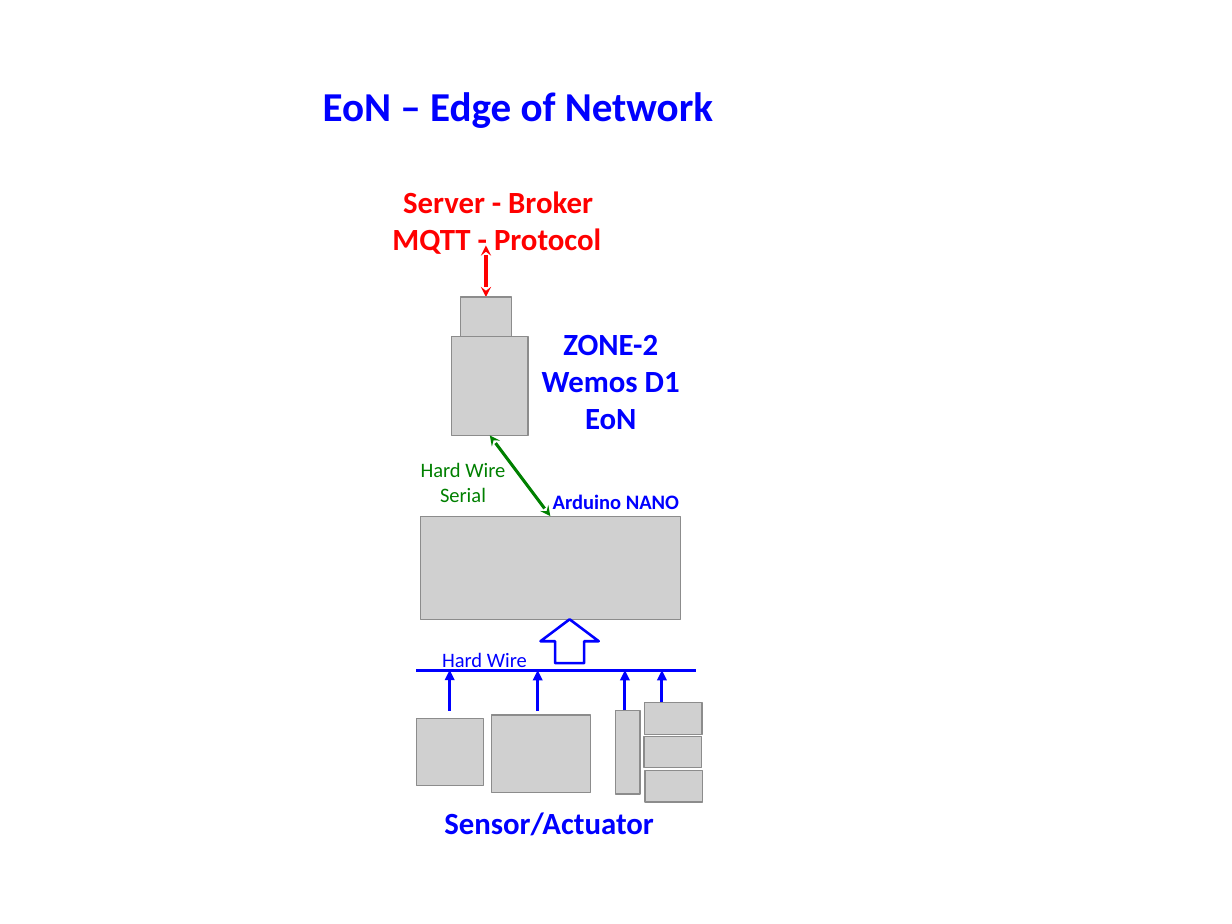
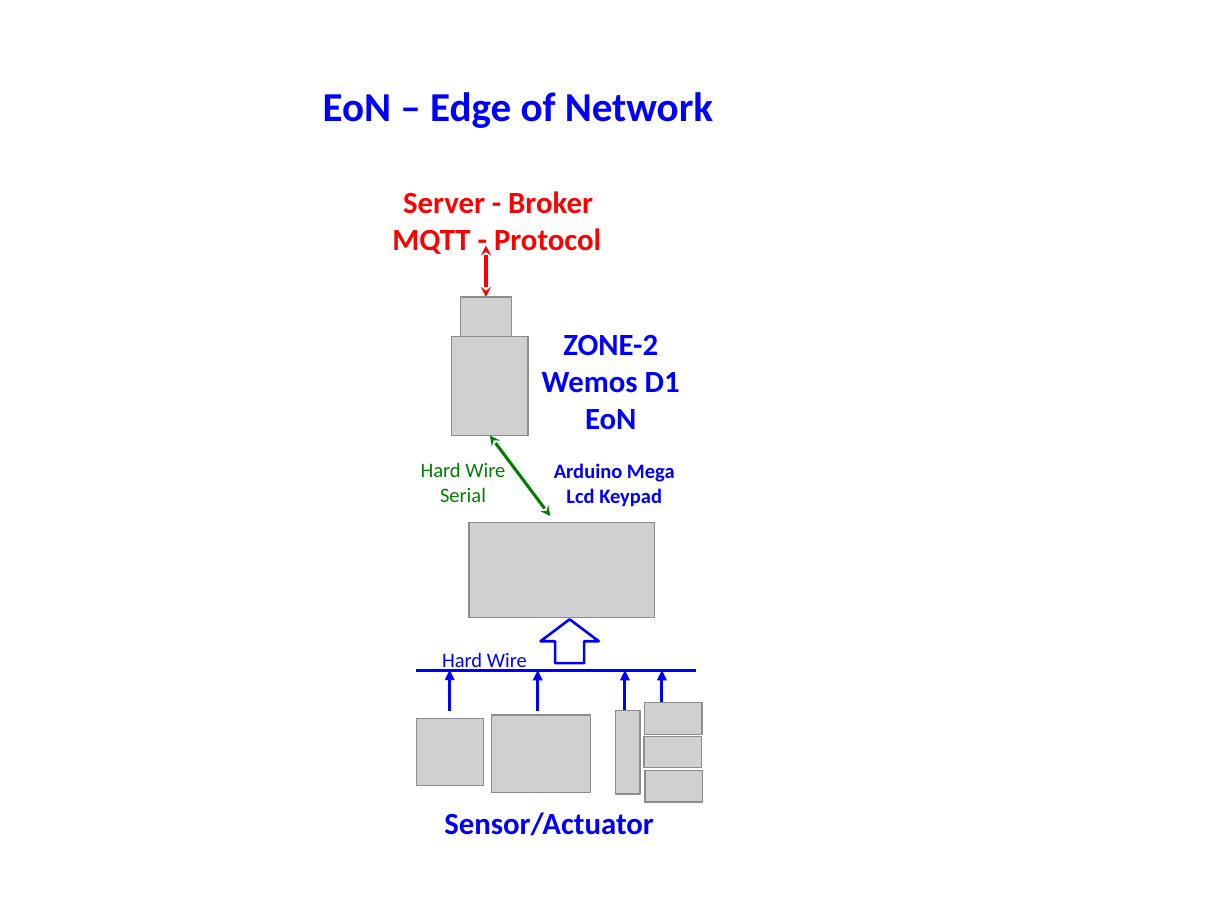
Before and after one commit to slametsampon/WFPS, a slide deck: slide 3 of WlFPS.pptx. Drawn at 1232x924 pixels with LibreOffice and Linux fonts; fonts in the diff are those of the drawing; grey boxes stand for pictures. Boxes give left, top, right and bottom in pixels: in the first picture for what was removed or moved away, otherwise in the second. Text is boxed around its words. In the diff, an @@ line names an element or a change of style, - is before the commit and + after.

```diff
--- a/WlFPS.pptx
+++ b/WlFPS.pptx
@@ text at <box>554,463,675,507</box>: text changed @@
-Arduino NANO
+Arduino Mega
+Lcd Keypad
@@ picture: place and size @@
-picture at <box>420,516,680,620</box>
+picture at <box>469,522,655,617</box>
```
Also in this commit, not shown: 1 other slide changed, 3 other files.
